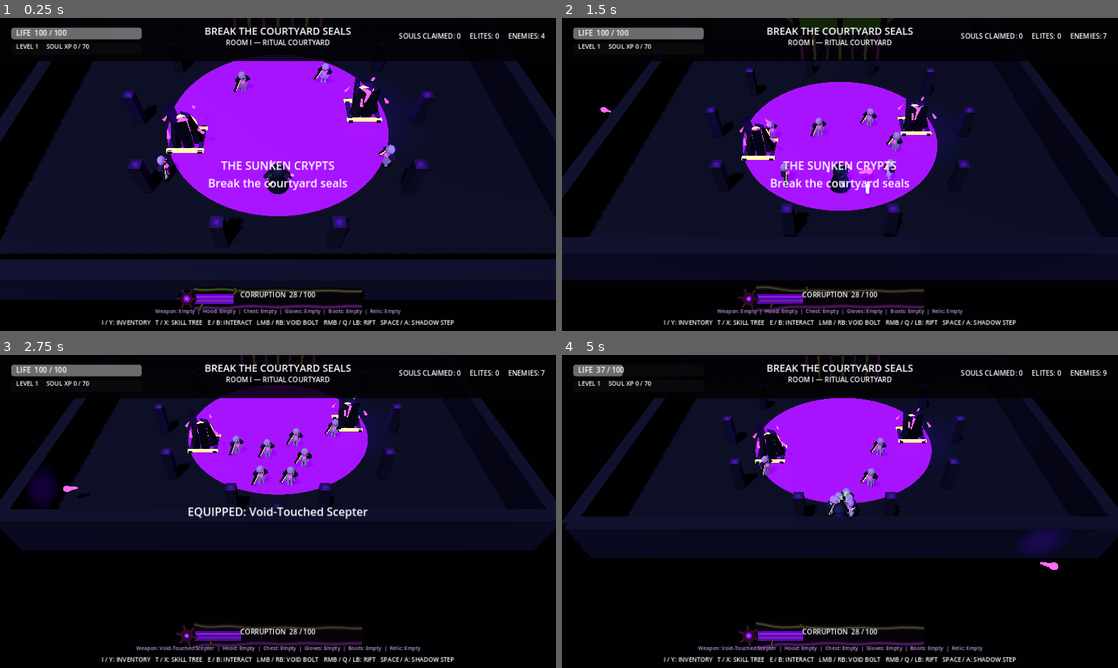
Above: before the commit, frames 1-4 (two rows, left to right).
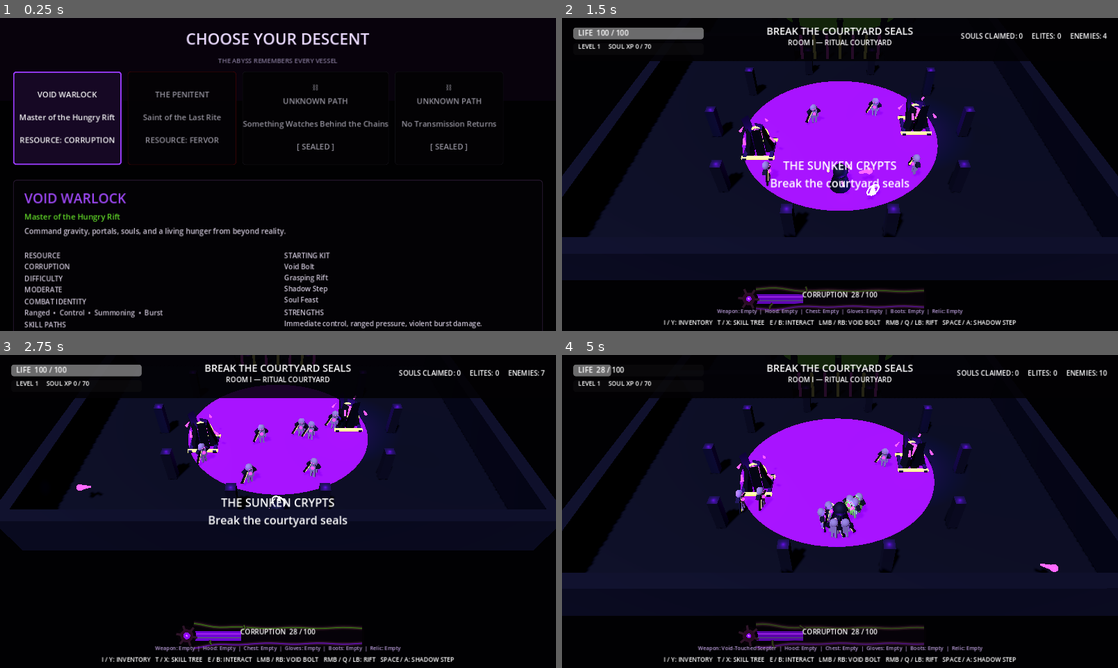
Above: after the commit, the same moments.

Repository: D3MISEarch/ABYSSFALL
Game: Godot game, scene res://main.tscn
The game is run twice, just before and just after one commit, with the same random seed, the same clock (stepped at 60 frames per second) and the same inputs.
Inputs (mouse positions are in pixels of both pictures, inside the frame that each line leads up to):
- Up to frame 1 (0.25 s): no input
- Up to frame 2 (1.5 s): click (628, 118) at 0.5 s, where only the run after the commit has a clickable "VOID WARLOCK Master of the Hu…"; tap Enter (ui_accept) at 1.25 s; move the mouse to (962, 158) at 1.27 s; hold Right (ui_right) from 1.28 s (still down); hold Enter (ui_accept) from 1.28 s (still down); click (962, 158) at 1.42 s
- Up to frame 3 (2.75 s): move the mouse to (166, 527) at 2.02 s; release Right (ui_right) at 2.03 s; release Enter (ui_accept) at 2.03 s; hold S (move_back) from 2.03 s (still down); click (166, 527) at 2.1 s; tap Enter (ui_accept) at 2.27, 2.3, 2.57 s
- Up to frame 4 (5 s): move the mouse to (895, 442) at 2.77 s; release S (move_back) at 2.78 s; hold Right (ui_right) 2.78-3.53 s; hold Enter (ui_accept) 2.78-3.53 s; tap 1 (choose_1) at 2.85 s; click (895, 442) at 2.92 s; move the mouse to (812, 574) at 3.52 s; hold W (move_forward) 3.53-4.28 s; tap 2 (choose_2) at 3.6 s; click (812, 574) at 3.67 s; tap Enter (ui_accept) at 3.77, 3.8, 4.07 s; move the mouse to (1006, 558) at 4.27 s; hold Left (ui_left) from 4.28 s (still down); hold Enter (ui_accept) from 4.28 s (still down); tap 3 (choose_3) at 4.35 s; click (1006, 558) at 4.42 s

The runs differ from the first frame. In frame 1, 68% of the frame differs, in the area x 0-100%, y 0-100%; in frame 2, 1.8%; in frame 3, 4.3%; in frame 4, 31%.

Commit message:
Add class selection and Unknown Path foundation
Add data-driven Void Warlock and Penitent class cards, chained Unknown Paths, controller and mouse navigation, responsive layout, separate boot/gameplay scenes, class-ID handoff, UI playtest documentation, and automated class-selection plus dual-class startup validation.

Diff:
--- /dev/null
+++ b/gameplay.tscn
@@ -0,0 +1,6 @@
+[gd_scene load_steps=2 format=3]
+
+[ext_resource type="Script" path="res://scripts/multiclass_main.gd" id="1_gameplay"]
+
+[node name="AbyssFallGameplay" type="Node3D"]
+script = ExtResource("1_gameplay")
--- a/main.tscn
+++ b/main.tscn
@@ -1,6 +1,6 @@
 [gd_scene load_steps=2 format=3]
 
-[ext_resource type="Script" path="res://scripts/multiclass_main.gd" id="1_main"]
+[ext_resource type="Script" path="res://scripts/boot.gd" id="1_boot"]
 
-[node name="AbyssFallV04" type="Node3D"]
-script = ExtResource("1_main")
+[node name="AbyssFallBoot" type="Node"]
+script = ExtResource("1_boot")
--- /dev/null
+++ b/scripts/boot.gd
@@ -0,0 +1,51 @@
+extends Node
+
+const CHARACTER_FACTORY = preload("res://scripts/core/character_factory.gd")
+const CLASS_SELECTION_SCRIPT = preload("res://scripts/ui/class_selection_screen.gd")
+const GAMEPLAY_SCENE = preload("res://gameplay.tscn")
+
+var class_selection: ClassSelectionScreen
+var gameplay_root: Node3D
+
+
+func _ready() -> void:
+	var command_line_class := _get_command_line_class()
+	if CHARACTER_FACTORY.has_class(command_line_class):
+		call_deferred("_launch_gameplay", command_line_class)
+		return
+	_show_class_selection()
+
+
+func _show_class_selection() -> void:
+	if is_instance_valid(class_selection):
+		return
+	class_selection = CLASS_SELECTION_SCRIPT.new()
+	class_selection.name = "ClassSelectionScreen"
+	class_selection.class_confirmed.connect(_on_class_confirmed)
+	add_child(class_selection)
+
+
+func _on_class_confirmed(class_id: String) -> void:
+	if not CHARACTER_FACTORY.has_class(class_id):
+		push_warning("Class-selection screen requested an unavailable class: %s" % class_id)
+		return
+	_launch_gameplay(class_id)
+
+
+func _launch_gameplay(class_id: String) -> void:
+	if is_instance_valid(gameplay_root):
+		return
+	if is_instance_valid(class_selection):
+		class_selection.queue_free()
+		class_selection = null
+
+	gameplay_root = GAMEPLAY_SCENE.instantiate()
+	gameplay_root.requested_class_id = class_id
+	add_child(gameplay_root)
+
+
+func _get_command_line_class() -> String:
+	for argument in OS.get_cmdline_user_args():
+		if argument.begins_with("--class="):
+			return argument.trim_prefix("--class=")
+	return ""
--- a/scripts/core/character_factory.gd
+++ b/scripts/core/character_factory.gd
@@ -10,6 +10,85 @@
 const CLASS_REGISTRY := {
 	"void_warlock": VOID_WARLOCK_SCRIPT,
 	"penitent_placeholder": PENITENT_SCRIPT,
+}
+
+const CLASS_SELECTION_ORDER := [
+	"void_warlock",
+	"penitent_placeholder",
+	"unknown_path_1",
+	"unknown_path_2",
+]
+
+const CLASS_DEFINITIONS := {
+	"void_warlock": {
+		"id": "void_warlock",
+		"display_name": "Void Warlock",
+		"title": "Master of the Hungry Rift",
+		"resource_id": "corruption",
+		"resource_name": "Corruption",
+		"tags": ["Ranged", "Control", "Summoning", "Burst"],
+		"difficulty": "Moderate",
+		"skill_branches": ["Abyss", "Corruption", "Soulbinding"],
+		"abilities": ["Void Bolt", "Grasping Rift", "Shadow Step", "Soul Feast"],
+		"fantasy": "Command gravity, portals, souls, and a living hunger from beyond reality.",
+		"strengths": "Immediate control, ranged pressure, violent burst damage.",
+		"risks": "The strongest effects depend on feeding Corruption.",
+		"accent": Color(0.52, 0.10, 0.95),
+		"secondary_accent": Color(0.30, 0.82, 0.06),
+		"locked": false,
+	},
+	"penitent_placeholder": {
+		"id": "penitent_placeholder",
+		"display_name": "The Penitent",
+		"title": "Saint of the Last Rite",
+		"resource_id": "fervor",
+		"resource_name": "Fervor",
+		"tags": ["Hybrid", "Setup", "Area Control", "Risk/Reward"],
+		"difficulty": "High",
+		"skill_branches": ["Brands", "Circles", "Sacrifice"],
+		"abilities": ["Ritual Blade", "Brand of Ruin", "Seal of Binding", "Sacrament"],
+		"fantasy": "Carve laws into flesh and force reality to obey the completed rite.",
+		"strengths": "Explosive ritual networks, battlefield control, chain reactions.",
+		"risks": "Requires setup and may pay for power with blood.",
+		"accent": Color(0.78, 0.035, 0.055),
+		"secondary_accent": Color(0.32, 0.90, 0.07),
+		"locked": false,
+		"prototype": true,
+	},
+	"unknown_path_1": {
+		"id": "unknown_path_1",
+		"display_name": "Unknown Path",
+		"title": "Something Watches Behind the Chains",
+		"resource_name": "Sealed",
+		"tags": ["Classified", "Unawakened"],
+		"difficulty": "Unknown",
+		"skill_branches": ["?", "?", "?"],
+		"abilities": ["???", "???", "???", "???"],
+		"fantasy": "A chained silhouette answers from a realm not yet opened.",
+		"strengths": "Complete a future class-unlock path to reveal this vessel.",
+		"risks": "The Abyss has not named the price.",
+		"accent": Color(0.22, 0.21, 0.25),
+		"secondary_accent": Color(0.38, 0.36, 0.42),
+		"locked": true,
+		"unlock_hint": "THE THIRD SEAL HAS NOT BEEN FOUND",
+	},
+	"unknown_path_2": {
+		"id": "unknown_path_2",
+		"display_name": "Unknown Path",
+		"title": "No Transmission Returns",
+		"resource_name": "Sealed",
+		"tags": ["Classified", "Unawakened"],
+		"difficulty": "Unknown",
+		"skill_branches": ["?", "?", "?"],
+		"abilities": ["???", "???", "???", "???"],
+		"fantasy": "Only a broken halo and an empty weapon remain beyond this path.",
+		"strengths": "Its unlock requirement will emerge from a later realm.",
+		"risks": "Identity erased.",
+		"accent": Color(0.17, 0.18, 0.21),
+		"secondary_accent": Color(0.28, 0.34, 0.32),
+		"locked": true,
+		"unlock_hint": "PATH REQUIREMENT UNKNOWN",
+	},
 }
 
 
@@ -32,5 +111,22 @@
 	return PackedStringArray(CLASS_REGISTRY.keys())
 
 
+static func get_selection_definitions() -> Array[Dictionary]:
+	var definitions: Array[Dictionary] = []
+	for class_id in CLASS_SELECTION_ORDER:
+		definitions.append(get_class_definition(class_id))
+	return definitions
+
+
+static func get_class_definition(class_id: String) -> Dictionary:
+	if not CLASS_DEFINITIONS.has(class_id):
+		return CLASS_DEFINITIONS[DEFAULT_CLASS_ID].duplicate(true)
+	return CLASS_DEFINITIONS[class_id].duplicate(true)
+
+
 static func has_class(class_id: String) -> bool:
 	return CLASS_REGISTRY.has(class_id)
+
+
+static func is_locked(class_id: String) -> bool:
+	return bool(get_class_definition(class_id).get("locked", true))
--- a/scripts/multiclass_main.gd
+++ b/scripts/multiclass_main.gd
@@ -2,6 +2,7 @@
 
 const CHARACTER_FACTORY = preload("res://scripts/core/character_factory.gd")
 
+var requested_class_id := ""
 var selected_class_id := CHARACTER_FACTORY.DEFAULT_CLASS_ID
 
 
@@ -53,6 +54,9 @@
 
 
 func _resolve_selected_class_id() -> String:
+	if CHARACTER_FACTORY.has_class(requested_class_id):
+		return requested_class_id
+
 	var resolved_id := CHARACTER_FACTORY.DEFAULT_CLASS_ID
 	for argument in OS.get_cmdline_user_args():
 		if not argument.begins_with("--class="):
--- /dev/null
+++ b/scripts/ui/class_selection_screen.gd
@@ -0,0 +1,334 @@
+extends Control
+class_name ClassSelectionScreen
+
+signal class_confirmed(class_id: String)
+
+const CHARACTER_FACTORY = preload("res://scripts/core/character_factory.gd")
+
+var definitions: Array[Dictionary] = []
+var card_buttons: Array[Button] = []
+var selected_index := 0
+
+var name_label: Label
+var title_label: Label
+var fantasy_label: Label
+var resource_label: Label
+var tags_label: Label
+var difficulty_label: Label
+var abilities_label: Label
+var branches_label: Label
+var strengths_label: Label
+var risks_label: Label
+var unlock_label: Label
+var confirm_button: Button
+var footer_label: Label
+
+
+func _ready() -> void:
+	set_anchors_and_offsets_preset(Control.PRESET_FULL_RECT)
+	mouse_filter = Control.MOUSE_FILTER_STOP
+	definitions = CHARACTER_FACTORY.get_selection_definitions()
+	_build_interface()
+	_select_index(0)
+	call_deferred("_focus_selected_card")
+
+
+func _unhandled_input(event: InputEvent) -> void:
+	if not visible:
+		return
+	if event.is_action_pressed("ui_left"):
+		_select_index(_wrap_index(selected_index - 1))
+		get_viewport().set_input_as_handled()
+	elif event.is_action_pressed("ui_right"):
+		_select_index(_wrap_index(selected_index + 1))
+		get_viewport().set_input_as_handled()
+	elif event.is_action_pressed("ui_accept"):
+		_confirm_selection()
+		get_viewport().set_input_as_handled()
+
+
+func select_class_id(class_id: String) -> void:
+	for index in range(definitions.size()):
+		if str(definitions[index].get("id", "")) == class_id:
+			_select_index(index)
+			return
+
+
+func get_selected_definition() -> Dictionary:
+	if definitions.is_empty():
+		return {}
+	return definitions[selected_index].duplicate(true)
+
+
+func _build_interface() -> void:
+	var background := ColorRect.new()
+	background.set_anchors_and_offsets_preset(Control.PRESET_FULL_RECT)
+	background.color = Color(0.006, 0.004, 0.009, 1.0)
+	background.mouse_filter = Control.MOUSE_FILTER_IGNORE
+	add_child(background)
+
+	var upper_glow := ColorRect.new()
+	upper_glow.set_anchors_preset(Control.PRESET_TOP_WIDE)
+	upper_glow.offset_bottom = 190.0
+	upper_glow.color = Color(0.10, 0.018, 0.14, 0.30)
+	upper_glow.mouse_filter = Control.MOUSE_FILTER_IGNORE
+	add_child(upper_glow)
+
+	var margin := MarginContainer.new()
+	margin.set_anchors_and_offsets_preset(Control.PRESET_FULL_RECT)
+	margin.add_theme_constant_override("margin_left", 30)
+	margin.add_theme_constant_override("margin_right", 30)
+	margin.add_theme_constant_override("margin_top", 22)
+	margin.add_theme_constant_override("margin_bottom", 22)
+	add_child(margin)
+
+	var main_column := VBoxContainer.new()
+	main_column.add_theme_constant_override("separation", 14)
+	margin.add_child(main_column)
+
+	var heading := Label.new()
+	heading.text = "CHOOSE YOUR DESCENT"
+	heading.horizontal_alignment = HORIZONTAL_ALIGNMENT_CENTER
+	heading.add_theme_font_size_override("font_size", 36)
+	heading.modulate = Color(0.92, 0.86, 1.0)
+	main_column.add_child(heading)
+
+	var subheading := Label.new()
+	subheading.text = "THE ABYSS REMEMBERS EVERY VESSEL"
+	subheading.horizontal_alignment = HORIZONTAL_ALIGNMENT_CENTER
+	subheading.add_theme_font_size_override("font_size", 15)
+	subheading.modulate = Color(0.50, 0.46, 0.58)
+	main_column.add_child(subheading)
+
+	var card_scroll := ScrollContainer.new()
+	card_scroll.custom_minimum_size = Vector2(0.0, 235.0)
+	card_scroll.horizontal_scroll_mode = ScrollContainer.SCROLL_MODE_AUTO
+	card_scroll.vertical_scroll_mode = ScrollContainer.SCROLL_MODE_DISABLED
+	main_column.add_child(card_scroll)
+
+	var card_row := HBoxContainer.new()
+	card_row.add_theme_constant_override("separation", 14)
+	card_scroll.add_child(card_row)
+
+	for index in range(definitions.size()):
+		var definition := definitions[index]
+		var card := Button.new()
+		card.custom_minimum_size = Vector2(250.0, 215.0)
+		card.focus_mode = Control.FOCUS_ALL
+		card.text = _card_text(definition)
+		card.alignment = HORIZONTAL_ALIGNMENT_CENTER
+		card.add_theme_font_size_override("font_size", 18)
+		card.pressed.connect(_on_card_pressed.bind(index))
+		card.focus_entered.connect(_on_card_focused.bind(index))
+		card_row.add_child(card)
+		card_buttons.append(card)
+
+	var detail_panel := PanelContainer.new()
+	detail_panel.size_flags_vertical = Control.SIZE_EXPAND_FILL
+	detail_panel.add_theme_stylebox_override("panel", _panel_style(Color(0.13, 0.08, 0.16), 0.92))
+	main_column.add_child(detail_panel)
+
+	var detail_margin := MarginContainer.new()
+	detail_margin.add_theme_constant_override("margin_left", 24)
+	detail_margin.add_theme_constant_override("margin_right", 24)
+	detail_margin.add_theme_constant_override("margin_top", 18)
+	detail_margin.add_theme_constant_override("margin_bottom", 18)
+	detail_panel.add_child(detail_margin)
+
+	var details := VBoxContainer.new()
+	details.add_theme_constant_override("separation", 7)
+	detail_margin.add_child(details)
+
+	name_label = Label.new()
+	name_label.add_theme_font_size_override("font_size", 31)
+	details.add_child(name_label)
+
+	title_label = Label.new()
+	title_label.add_theme_font_size_override("font_size", 18)
+	title_label.modulate = Color(0.72, 0.67, 0.78)
+	details.add_child(title_label)
+
+	fantasy_label = _wrapping_label(17)
+	fantasy_label.custom_minimum_size.y = 50.0
+	details.add_child(fantasy_label)
+
+	var detail_columns := HBoxContainer.new()
+	detail_columns.size_flags_vertical = Control.SIZE_EXPAND_FILL
+	detail_columns.add_theme_constant_override("separation", 28)
+	details.add_child(detail_columns)
+
+	var identity_column := VBoxContainer.new()
+	identity_column.size_flags_horizontal = Control.SIZE_EXPAND_FILL
+	detail_columns.add_child(identity_column)
+	resource_label = _wrapping_label(16)
+	identity_column.add_child(resource_label)
+	difficulty_label = _wrapping_label(16)
+	identity_column.add_child(difficulty_label)
+	tags_label = _wrapping_label(16)
+	identity_column.add_child(tags_label)
+	branches_label = _wrapping_label(16)
+	identity_column.add_child(branches_label)
+
+	var kit_column := VBoxContainer.new()
+	kit_column.size_flags_horizontal = Control.SIZE_EXPAND_FILL
+	detail_columns.add_child(kit_column)
+	abilities_label = _wrapping_label(16)
+	kit_column.add_child(abilities_label)
+	strengths_label = _wrapping_label(16)
+	kit_column.add_child(strengths_label)
+	risks_label = _wrapping_label(16)
+	kit_column.add_child(risks_label)
+
+	unlock_label = Label.new()
+	unlock_label.horizontal_alignment = HORIZONTAL_ALIGNMENT_CENTER
+	unlock_label.add_theme_font_size_override("font_size", 18)
+	unlock_label.modulate = Color(0.70, 0.16, 0.20)
+	details.add_child(unlock_label)
+
+	confirm_button = Button.new()
+	confirm_button.custom_minimum_size = Vector2(0.0, 54.0)
+	confirm_button.add_theme_font_size_override("font_size", 21)
+	confirm_button.pressed.connect(_confirm_selection)
+	main_column.add_child(confirm_button)
+
+	footer_label = Label.new()
+	footer_label.text = "← / → OR LEFT STICK: SELECT     ENTER / A: CONFIRM"
+	footer_label.horizontal_alignment = HORIZONTAL_ALIGNMENT_CENTER
+	footer_label.add_theme_font_size_override("font_size", 13)
+	footer_label.modulate = Color(0.47, 0.44, 0.52)
+	main_column.add_child(footer_label)
+
+
+func _select_index(index: int) -> void:
+	if definitions.is_empty():
+		return
+	selected_index = clampi(index, 0, definitions.size() - 1)
+	var definition := definitions[selected_index]
+	var accent: Color = definition.get("accent", Color(0.6, 0.2, 0.8))
+	var secondary: Color = definition.get("secondary_accent", accent.lightened(0.2))
+	var locked := bool(definition.get("locked", true))
+
+	for card_index in range(card_buttons.size()):
+		var card := card_buttons[card_index]
+		var card_definition := definitions[card_index]
+		var card_accent: Color = card_definition.get("accent", Color(0.2, 0.2, 0.2))
+		var selected := card_index == selected_index
+		card.add_theme_stylebox_override(
+			"normal",
+			_card_style(card_accent, selected, bool(card_definition.get("locked", true)))
+		)
+		card.add_theme_stylebox_override("hover", _card_style(card_accent.lightened(0.08), true, false))
+		card.add_theme_stylebox_override("focus", _card_style(card_accent.lightened(0.14), true, false))
+		card.modulate = Color.WHITE if selected else Color(0.66, 0.65, 0.70)
+
+	name_label.text = str(definition.get("display_name", "Unknown")).to_upper()
+	name_label.modulate = accent.lightened(0.20)
+	title_label.text = str(definition.get("title", ""))
+	title_label.modulate = secondary.lightened(0.10)
+	fantasy_label.text = str(definition.get("fantasy", ""))
+	resource_label.text = "RESOURCE\n%s" % str(definition.get("resource_name", "Unknown")).to_upper()
+	difficulty_label.text = "DIFFICULTY\n%s" % str(definition.get("difficulty", "Unknown")).to_upper()
+	tags_label.text = "COMBAT IDENTITY\n%s" % "  •  ".join(PackedStringArray(definition.get("tags", [])))
+	branches_label.text = "SKILL PATHS\n%s" % "  •  ".join(PackedStringArray(definition.get("skill_branches", [])))
+	abilities_label.text = "STARTING KIT\n%s" % "\n".join(PackedStringArray(definition.get("abilities", [])))
+	strengths_label.text = "STRENGTHS\n%s" % str(definition.get("strengths", "Unknown"))
+	risks_label.text = "RISKS\n%s" % str(definition.get("risks", "Unknown"))
+	unlock_label.text = str(definition.get("unlock_hint", "")) if locked else ""
+	confirm_button.disabled = locked
+	confirm_button.text = "PATH SEALED" if locked else "ENTER THE ABYSS AS %s" % name_label.text
+	confirm_button.add_theme_stylebox_override("normal", _confirm_style(accent, locked))
+	confirm_button.add_theme_stylebox_override("hover", _confirm_style(accent.lightened(0.10), locked))
+
+	_focus_selected_card()
+
+
+func _confirm_selection() -> void:
+	if definitions.is_empty():
+		return
+	var definition := definitions[selected_index]
+	if bool(definition.get("locked", true)):
+		return
+	var class_id := str(definition.get("id", CHARACTER_FACTORY.DEFAULT_CLASS_ID))
+	class_confirmed.emit(class_id)
+
+
+func _on_card_pressed(index: int) -> void:
+	if index == selected_index and not bool(definitions[index].get("locked", true)):
+		_confirm_selection()
+		return
+	_select_index(index)
+
+
+func _on_card_focused(index: int) -> void:
+	if index != selected_index:
+		_select_index(index)
+
+
+func _focus_selected_card() -> void:
+	if selected_index >= 0 and selected_index < card_buttons.size():
+		card_buttons[selected_index].grab_focus()
+
+
+func _wrap_index(index: int) -> int:
+	if definitions.is_empty():
+		return 0
+	return posmod(index, definitions.size())
+
+
+func _card_text(definition: Dictionary) -> String:
+	var locked := bool(definition.get("locked", true))
+	var name := str(definition.get("display_name", "Unknown")).to_upper()
+	var title := str(definition.get("title", ""))
+	var resource := str(definition.get("resource_name", ""))
+	if locked:
+		return "⛓\n%s\n\n%s\n\n[ SEALED ]" % [name, title]
+	return "%s\n\n%s\n\nRESOURCE: %s" % [name, title, resource.to_upper()]
+
+
+func _wrapping_label(font_size: int) -> Label:
+	var label := Label.new()
+	label.autowrap_mode = TextServer.AUTOWRAP_WORD_SMART
+	label.add_theme_font_size_override("font_size", font_size)
+	label.modulate = Color(0.80, 0.77, 0.84)
+	return label
+
+
+func _panel_style(border_color: Color, opacity: float) -> StyleBoxFlat:
+	var style := StyleBoxFlat.new()
+	style.bg_color = Color(0.015, 0.010, 0.020, opacity)
+	style.border_color = border_color
+	style.set_border_width_all(2)
+	style.corner_radius_top_left = 8
+	style.corner_radius_top_right = 8
+	style.corner_radius_bottom_left = 8
+	style.corner_radius_bottom_right = 8
+	return style
+
+
+func _card_style(accent: Color, selected: bool, locked: bool) -> StyleBoxFlat:
+	var style := StyleBoxFlat.new()
+	var base := Color(0.022, 0.015, 0.028, 0.98)
+	if selected:
+		base = Color(accent.r * 0.15, accent.g * 0.15, accent.b * 0.15, 0.98)
+	if locked:
+		base = base.darkened(0.18)
+	style.bg_color = base
+	style.border_color = accent if selected else accent.darkened(0.45)
+	style.set_border_width_all(3 if selected else 1)
+	style.corner_radius_top_left = 7
+	style.corner_radius_top_right = 7
+	style.corner_radius_bottom_left = 7
+	style.corner_radius_bottom_right = 7
+	return style
+
+
+func _confirm_style(accent: Color, locked: bool) -> StyleBoxFlat:
+	var style := StyleBoxFlat.new()
+	style.bg_color = Color(0.05, 0.04, 0.055, 0.95) if locked else Color(accent.r * 0.32, accent.g * 0.32, accent.b * 0.32, 0.96)
+	style.border_color = Color(0.26, 0.24, 0.28) if locked else accent.lightened(0.18)
+	style.set_border_width_all(2)
+	style.corner_radius_top_left = 6
+	style.corner_radius_top_right = 6
+	style.corner_radius_bottom_left = 6
+	style.corner_radius_bottom_right = 6
+	return style
Not shown, changed: .github/workflows/godot-hotfix3-validation.yml
Not shown, added: docs/UI_PLAYTEST.md
